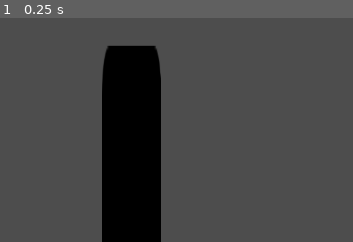
Above: before the commit, frame 1.
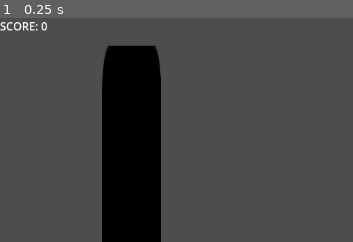
Above: after the commit, the same moment.

Repository: 6thAce/marbel-merger
Game: Godot game, scene res://main.tscn
Two runs of this game, one before a commit and one after it. Both use one fixed random seed, a clock stepped at 60 frames per second and the inputs below. The engine's default icon, where the game draws it, is replaced by a stand-in: a white triangle on a blue panel in a dark square.
Inputs:
- Up to frame 1 (0.25 s): no input
The pictures show only the part of the screen within x 0-50%, y 0-50%; the shares and areas given below are measured in that part.

The runs differ from the first frame. In frame 1, 0.3% of the frame differs, in the area x 0-14%, y 1-6%.

Commit message:
Update main.tscn

Diff:
--- a/main.tscn
+++ b/main.tscn
@@ -30,3 +30,4 @@
 [node name="ScoreLabel" type="Label" parent="CanvasLayer"]
 offset_right = 48.0
 offset_bottom = 23.0
+text = "SCORE: 0"
